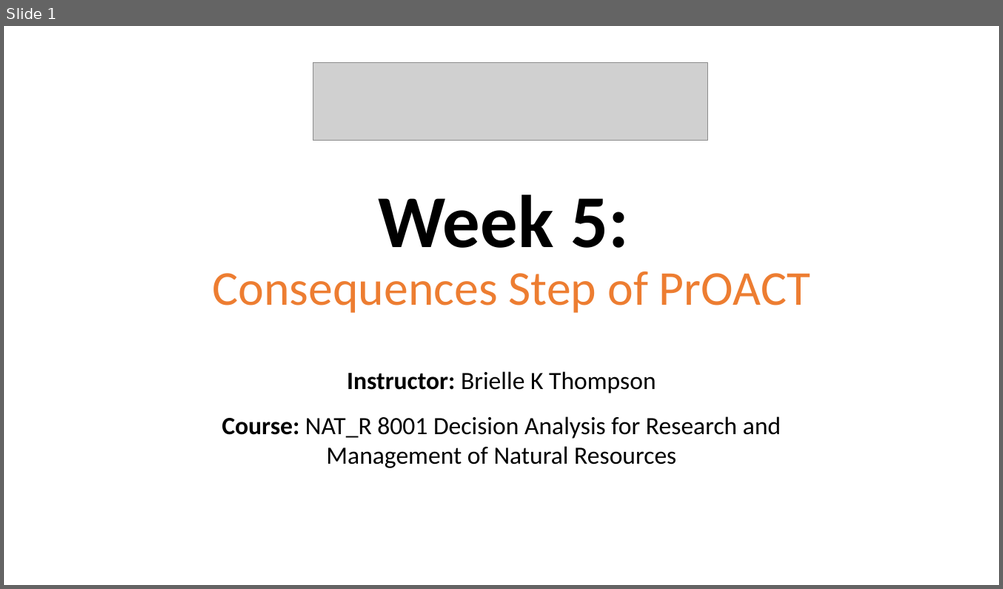
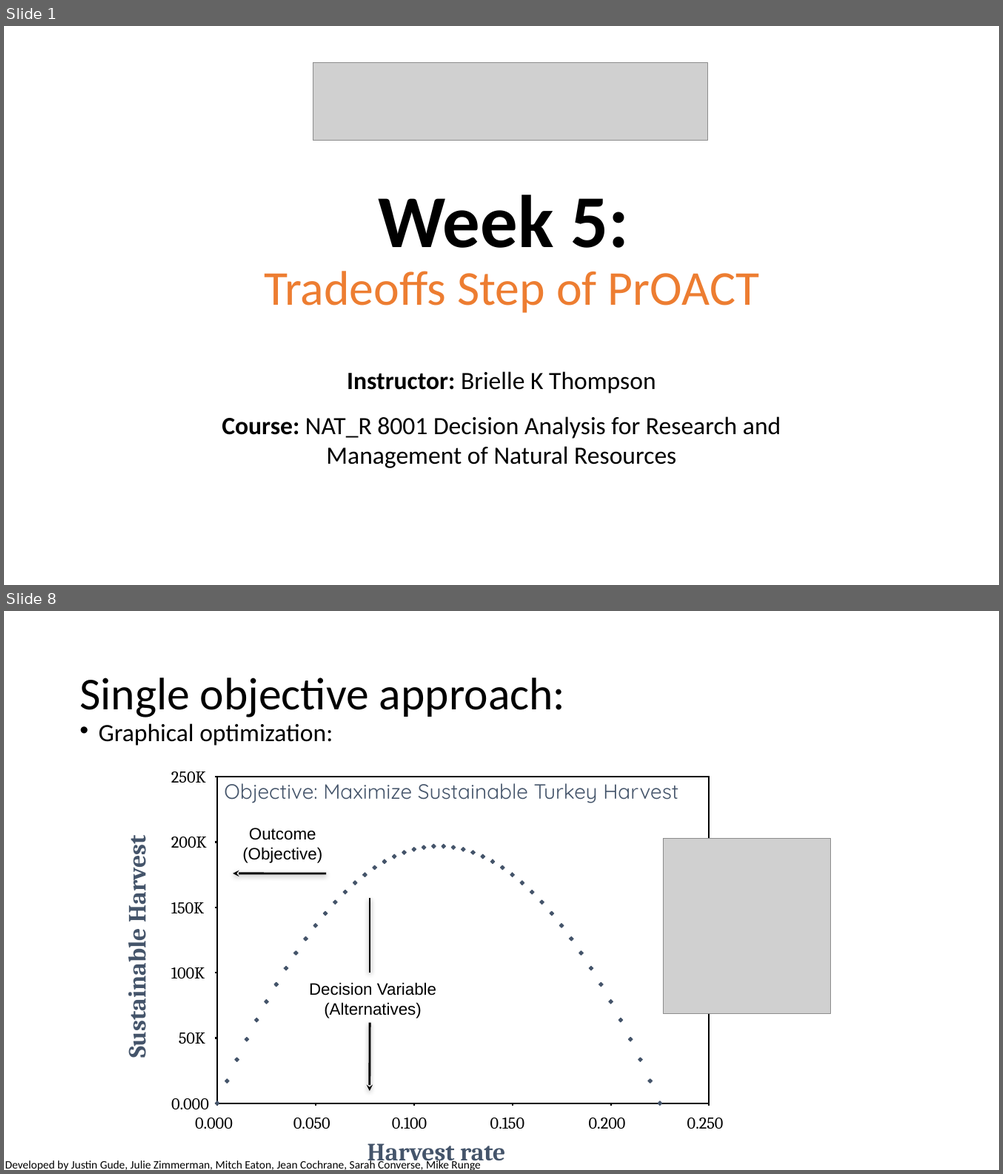
Before and after one commit to briellekthompson/NATR_8001_DecisionAnalysis_Fall25_Mizzou, a slide deck: material/Week5-Tradeoffs/Week5_SDM_Mizzou.pptx. Shown one above the other, each under a label of ours: slide 1 before the commit, slides 1 and 8 after it; the slides between them are not shown. The pictures are 1003x589 and 1003x1174 pixels, drawn with LibreOffice and Linux fonts; fonts in the diff are those of the drawing; grey boxes stand for pictures; background and template pictures are left out. Boxes give left, top, right and bottom in pixels: in the first picture for what was removed or moved away, otherwise in the second. Text is boxed around its words. In the diff, an @@ line names an element or a change of style, - is before the commit and + after.

Commit message:
Week 5 material

```diff
--- a/material/Week5-Tradeoffs/Week5_SDM_Mizzou.pptx
+++ b/material/Week5-Tradeoffs/Week5_SDM_Mizzou.pptx
@@ slide 8 added at <box>4,611,999,1170</box>, background #FFFFFF @@
@@ title added at <box>79,678,565,718</box>, 44 pt, text #000000 @@
+Single objective approach:
@@ text added at <box>99,723,333,746</box>, 24 pt, text #000000 @@
+• Graphical optimization:
@@ text added at <box>171,772,206,783</box>, 16 pt, text #000000 @@
+250K
@@ text added at <box>224,783,678,803</box>, 20 pt, text #44546A @@
+Objective: Maximize Sustainable Turkey Harvest
@@ text added at <box>242,828,322,863</box>, 16 pt, text #000000 @@
+Outcome (Objective)
@@ text added at <box>119,843,152,1055</box>, 24 pt, text #44546A, bold @@
+Sustainable Harvest
@@ text added at <box>171,837,207,848</box>, 16 pt, text #000000 @@
+200K
@@ picture added at <box>663,839,831,1014</box> @@
@@ arrow added from (327, 874) to (233, 874), #000000 2 pt @@
@@ line added from (370, 973) to (370, 898), #000000 2 pt @@
@@ text added at <box>171,903,204,914</box>, 16 pt, text #000000 @@
+150K
@@ text added at <box>171,968,205,979</box>, 16 pt, text #000000 @@
+100K
@@ text added at <box>309,982,436,1019</box>, 16 pt, text #000000 @@
+Decision Variable (Alternatives)
@@ arrow added from (370, 1023) to (370, 1091), #000000 2 pt @@
@@ text added at <box>179,1033,205,1044</box>, 16 pt, text #000000 @@
+50K
@@ text added at <box>171,1099,209,1110</box>, 16 pt, text #000000 @@
+0.000
@@ text added at <box>195,1118,233,1129</box>, 16 pt, text #000000 @@
+0.000
@@ text added at <box>293,1118,330,1129</box>, 16 pt, text #000000 @@
+0.050
@@ text added at <box>392,1118,427,1129</box>, 16 pt, text #000000 @@
+0.100
@@ text added at <box>490,1118,524,1129</box>, 16 pt, text #000000 @@
+0.150
@@ text added at <box>589,1118,626,1129</box>, 16 pt, text #000000 @@
+0.200
@@ group added at <box>215,845,662,1106</box>: 46 freeform shapes @@
@@ text added at <box>687,1118,723,1129</box>, 16 pt, text #000000 @@
+0.250
@@ group added at <box>214,777,709,1106</box>: 13 lines, 1 rectangle @@
@@ text added at <box>5,1159,480,1170</box>, 11 pt, text #000000 @@
+Developed by Justin Gude, Julie Zimmerman, Mitch Eaton, Jean Cochrane, Sarah Converse, Mike Runge
@@ text added at <box>367,1144,505,1167</box>, 24 pt, text #44546A, bold @@
+Harvest rate
@@ slide 1 changed as well @@
@@ title at <box>264,195,760,313</box>: text changed @@
-Week 5:
-Consequences Step of PrOACT
+Week 5:
+Tradeoffs Step of PrOACT
```
Also in this commit, not shown: 1 other slide changed, 48 other slides added, 1 slide removed, 5 other files.
